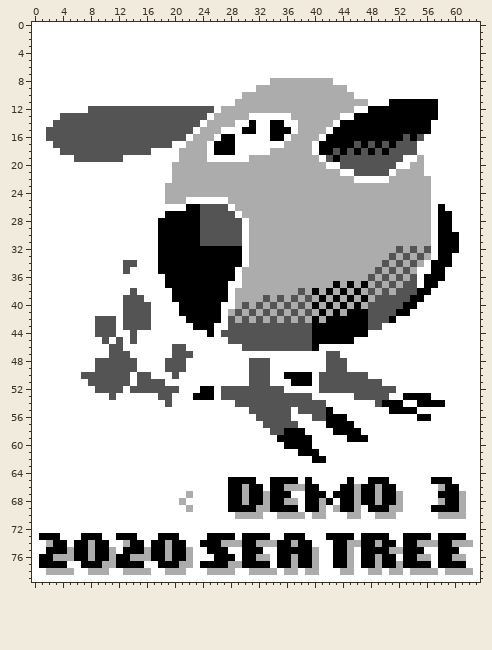
A sprite sheet gets an edit: gfx/title/old_fg.png. This is how it looked before the edit.
The file is 64x80 pixels.
The result:
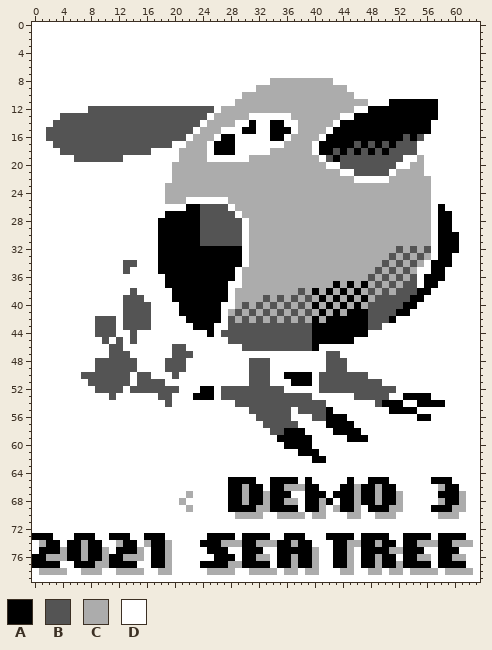
Palette (. is transparent): A #000000  B #545454  C #acacac  D #ffffff
Diff:
@@ x 0..63 @@
 68 DDDDDDDDDDDDDDDDDDDDDCDDDDDDAACAACAACCDAACADAACAACAACDDDDDCAACDD
-69 DDDDDDDDDDDDDDDDDDDDDDCDDDDDAAAACCAAAADAACDCAACDAAACCDDDDAAAACDD
-70 DDDDDDDDDDDDDDDDDDDDDDDDDDDDDCCCCDDCCCCDCCDDDCCDDCCCDDDDDDCCCCDD
+69 DDDDDDDDDDDDDDDDDDDDDDCDDDDDAAAACCAAAADAACDCAACDAAACCDDDDAAACCDD
+70 DDDDDDDDDDDDDDDDDDDDDDDDDDDDDCCCCDDCCCCDCCDDDCCDDCCCDDDDDDCCCDDD
 71 DDDDDDDDDDDDDDDDDDDDDDDDDDDDDDDDDDDDDDDDDDDDDDDDDDDDDDDDDDDDDDDD
 72 DDDDDDDDDDDDDDDDDDDDDDDDDDDDDDDDDDDDDDDDDDDDDDDDDDDDDDDDDDDDDDDD
-73 DAAADDDAAADDAAADDDAAADDDDAAAADAAAADDAAADDDAAAADAAAADDAAAADAAAADD
-74 DDCAADAACAADDCAADAACAADDAAACCCAACCCAACAADDDAACCAACAADAACCCAACCCD
-75 DDAAACAACAACDAAACAACAACDDAAADDAAADDAAAAACDDAACDAAAACCAAADDAAADDD
-76 DAACCCAACAACAACCCAACAACDDDAAADAACCDAACAACDDAACDAACAADAACCDAACCDD
-77 DAAAADDAAACCAAAADDAAACCDAAAACCAAAADAACAACDDAACDAACAACAAAADAAAADD
-78 DDCCCCDDCCCDDCCCCDDCCCDDDCCCCDDCCCCDCCDCCDDDCCDDCCDCCDCCCCDCCCCD
+73 AAADDDAAADDAAADDAAADDDDDDAAAADAAAADDAAADDDAAAADAAAADDAAAADAAAADD
+74 DCAADAACAADDCAADCAACDDDDAAACCCAACCCAACAADDDAACCAACAADAACCCAACCCD
+75 DAAACAACAACDAAACDAACDDDDDAAADDAAADDAAAAACDDAACDAAAACCAAADDAAADDD
+76 AACCCAACAACAACCCDAACDDDDDDAAADAACCDAACAACDDAACDAACAADAACCDAACCDD
+77 AAAADDAAACCAAAADDAACDDDDAAAACCAAAADAACAACDDAACDAACAACAAAADAAAADD
+78 DCCCCDDCCCDDCCCCDDCCDDDDDCCCCDDCCCCDCCDCCDDDCCDDCCDCCDCCCCDCCCCD
 79 DDDDDDDDDDDDDDDDDDDDDDDDDDDDDDDDDDDDDDDDDDDDDDDDDDDDDDDDDDDDDDDD
